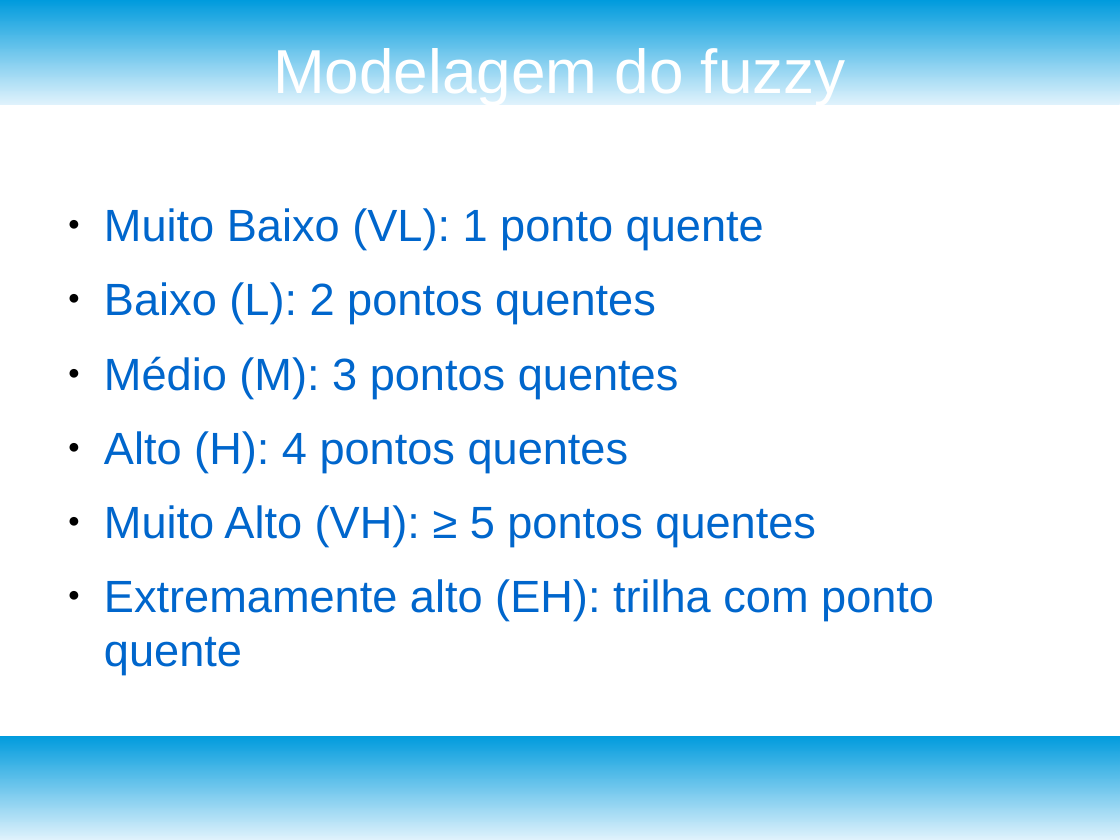
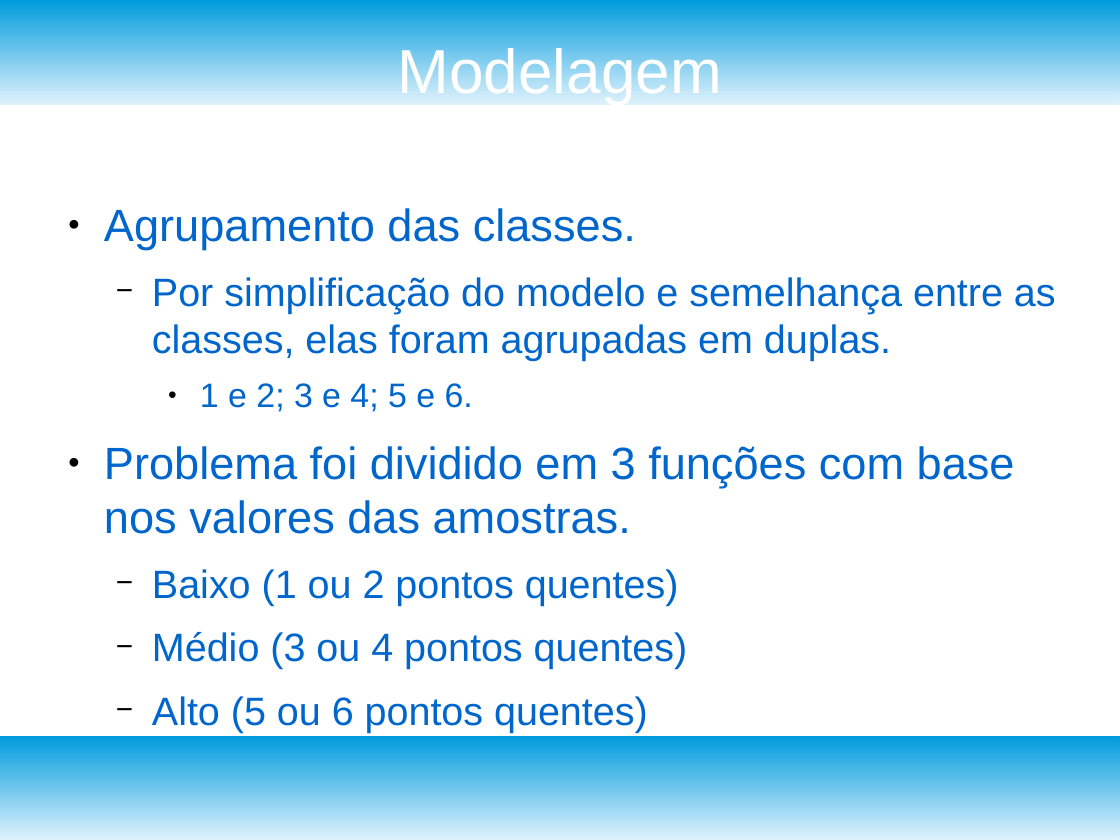
Before and after one commit to ErikJhones/Self-Organizing-Map-SOM-with-KNN, a slide deck: slide 8 of fuzzy/apresentacao.odp. Drawn at 1120x840 pixels with LibreOffice and Linux fonts; fonts in the diff are those of the drawing. Boxes give left, top, right and bottom in pixels: in the first picture for what was removed or moved away, otherwise in the second. Text is boxed around its words. In the diff, an @@ line names an element or a change of style, - is before the commit and + after.

Commit message:
novas alterações em fuzzy e som

```diff
--- a/fuzzy/apresentacao.odp
+++ b/fuzzy/apresentacao.odp
@@ title at [398,44,722,105]: text changed @@
-Modelagem do fuzzy
+Modelagem
@@ text at [104,208,1056,732]: text changed; size 32 to 28 pt @@
-● Muito Baixo (VL): 1 ponto quente
-● Baixo (L): 2 pontos quentes
-● Médio (M): 3 pontos quentes
-● Alto (H): 4 pontos quentes
-● Muito Alto (VH): ≥ 5 pontos quentes
-● Extremamente alto (EH): trilha com ponto quente
+● Agrupamento das classes.
+  − Por simplificação do modelo e semelhança entre as classes, elas foram agrupadas em duplas.
+    ● 1 e 2; 3 e 4; 5 e 6.
+● Problema foi dividido em 3 funções com base nos valores das amostras.
+  − Baixo (1 ou 2 pontos quentes)
+  − Médio (3 ou 4 pontos quentes)
+  − Alto (5 ou 6 pontos quentes)
```
Also in this commit, not shown: 7 other slides changed, 6 slides added, 2 slides removed, 3 other files.
